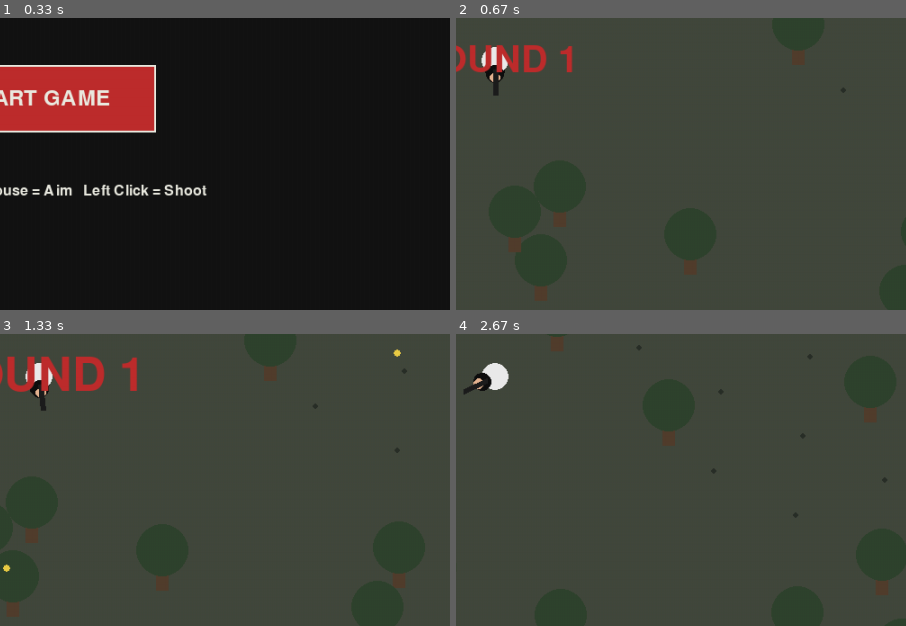
Above: before the commit, frames 1-4 (two rows, left to right).
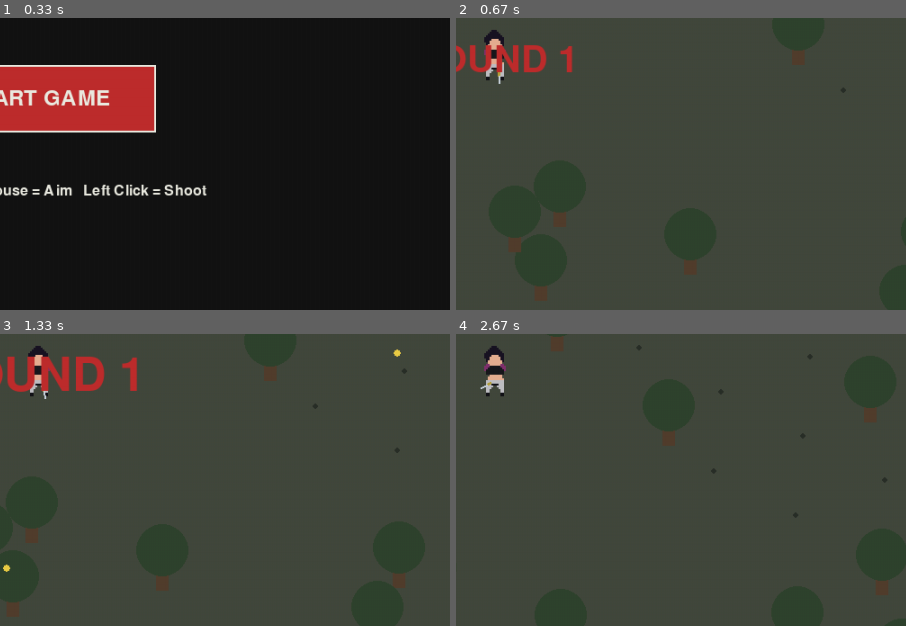
Above: after the commit, the same moments.

Repository: nhdoelpawiro/pygame-zombie-shooter
Game: pygame game, started from game.py
Two runs of this game, one before a commit and one after it. Both use one fixed random seed, a clock stepped at 60 frames per second and the inputs below.
Inputs (mouse positions are % of the whole screen's width and height, from its top left):
- Up to frame 1 (0.33 s): no input
- Up to frame 2 (0.67 s): click "START GAME" at 0.38 s
- Up to frame 3 (1.33 s): click (82, 47) at 0.72 s; hold D from 1 s (still down); click (50, 57) at 1.08 s
- Up to frame 4 (2.67 s): release D at 1.47 s; hold W 1.5-1.8 s; click (26, 51) at 1.58 s; hold D 1.83-2.3 s; click (60, 72) at 1.92 s; hold A from 2.33 s (still down); click (19, 73) at 2.42 s
The pictures show only the part of the screen within x 46-96%, y 43-93%; the shares and areas given below are measured in that part.

Frame 1 is identical in both runs. In frame 2, 0.6% of the frame differs, in the area x 5-12%, y 4-27%; in frame 3, 0.5%; in frame 4, 0.9%, in the area x 1-12%, y 4-22%.

Commit message:
toji dih

Diff:
--- a/game.py
+++ b/game.py
@@ -160,62 +160,89 @@
 
 
 def draw_player():
-    import math
-
     center = pygame.Vector2(WIDTH // 2, HEIGHT // 2)
     mouse = pygame.Vector2(pygame.mouse.get_pos())
     direction = mouse - center
-
     if direction.length() != 0:
         direction = direction.normalize()
     else:
         direction = pygame.Vector2(1, 0)
 
-    side = pygame.Vector2(-direction.y, direction.x)
-
-    # Walking animation
-    moving = (
-        pygame.key.get_pressed()[pygame.K_w]
-        or pygame.key.get_pressed()[pygame.K_a]
-        or pygame.key.get_pressed()[pygame.K_s]
-        or pygame.key.get_pressed()[pygame.K_d]
-    )
-
-    step = math.sin(pygame.time.get_ticks() / 100) * 5 if moving else 0
-
-    # Legs and black pants
-    for i in [-1, 1]:
-        leg = center + side * i * 6 + direction * (12 + step * i)
-
-        pygame.draw.line(screen, (20, 20, 20),
-                         center, leg, 9)
-
-        pygame.draw.circle(screen, (15, 15, 15),
-                           (int(leg.x), int(leg.y)), 5)
-
-    # White T-shirt
-    pygame.draw.circle(screen, (235, 235, 235),
-                       (int(center.x), int(center.y)), 15)
-
-    # Black hair
-    head = center + direction * 15
-
-    pygame.draw.circle(screen, (15, 15, 15),
-                       (int(head.x), int(head.y)), 10)
-
-    # Face
-    face = head + direction * 4
-
-    pygame.draw.circle(screen, (230, 180, 145),
-                       (int(face.x), int(face.y)), 6)
-
-    # Gun
-    start = center + direction * 10
-    end = center + direction * 38
-
-    pygame.draw.line(screen, (30, 30, 30),
-                     start, end, 6)
-
+    # very small size
+    pixel = 2
+    ox, oy = int(center.x), int(center.y)
+
+    # Colors
+    BLACK     = (10, 10, 12)
+    HAIR      = (25, 20, 35)
+    SKIN      = (230, 175, 145)
+    SCARF     = (130, 50, 110)
+    SHIRT     = (25, 25, 30)
+    PANTS     = (190, 190, 195)
+    BELT      = (20, 20, 25)
+    BLADE     = (200, 210, 220)
+    HANDLE    = (180, 160, 60)
+
+    sprite = [
+        ".......HHH........",
+        "......HHHHH.......",
+        ".....HHHHHHH......",
+        "....HHHHHHHHH.....",
+        "...HHHHHHHHHHH....",
+        "...HHHHSSSSHHH....",
+        "...HHHSSSSSSHH....",
+        "....HHSSSSSSHH....",
+        "....HSSSSSSSSH....",
+        ".....SSSSSSSS.....",
+        "....PPSSSSSSPP....",
+        "...PPPCCCCCCPPP...",
+        "...PPCCCCCCCCPP...",
+        "...PCCCCCCCCCCP...",
+        "....CCCCCCCCCC....",
+        "....CCccccccCC....",
+        "......sssssss......",
+        ".....ssssssss.....",
+        ".....sssssssss.....",
+        ".....WWWWWWWWWW.....",
+        "....WWWWWWWWWW....",
+        "....WWWBBBBWWW....",
+        "....WWWW..WWWW....",
+        "....WWW....WWW....",
+        "....WW......WW....",
+        "....WW......WW....",
+        "....BB......BB....",
+        "....BB......BB....",
+    ]
+
+    # Draw body
+    for y, row in enumerate(sprite):
+        for x, char in enumerate(row):
+            if char == '.':
+                continue
+
+            color = {
+                'H': HAIR,
+                'S': SKIN,
+                's': SKIN,          # lowercase skin
+                'P': SCARF,
+                'C': SHIRT,
+                'c': SHIRT,
+                'W': PANTS,
+                'w': PANTS,
+                'B': BELT,
+            }.get(char, BLACK)
+
+            px = ox + (x - len(row)//2) * pixel
+            py = oy + (y - len(sprite)//2) * pixel - 6
+
+            pygame.draw.rect(screen, color, (px, py, pixel, pixel))
+
+    # small knife
+    knife_start = center + direction * 10 + pygame.Vector2(4, 3)
+    knife_end   = center + direction * 22 + pygame.Vector2(4, 3)
+
+    pygame.draw.line(screen, HANDLE, knife_start, knife_start + direction * 4, 3)
+    pygame.draw.line(screen, BLADE, knife_start + direction * 4, knife_end, 2)
 
 def shoot():
     center = pygame.Vector2(WIDTH // 2, HEIGHT // 2)
